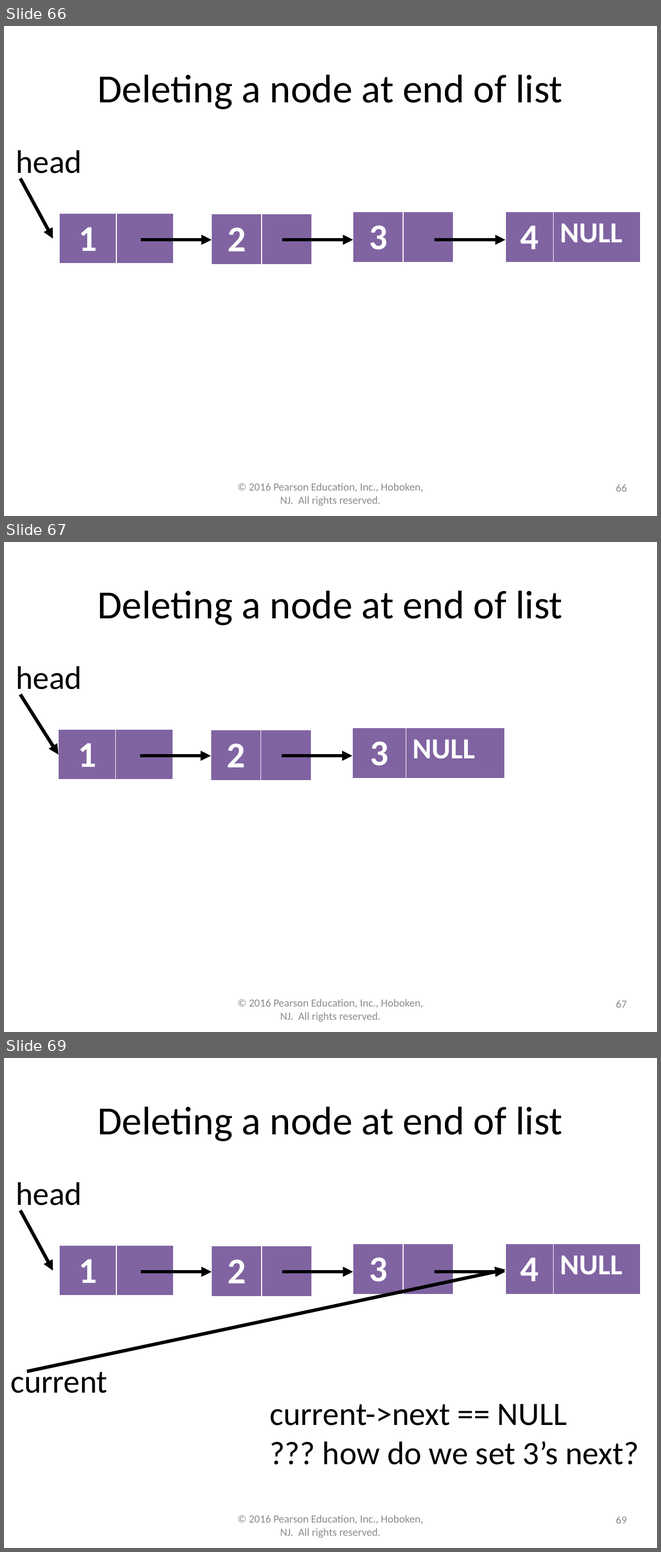
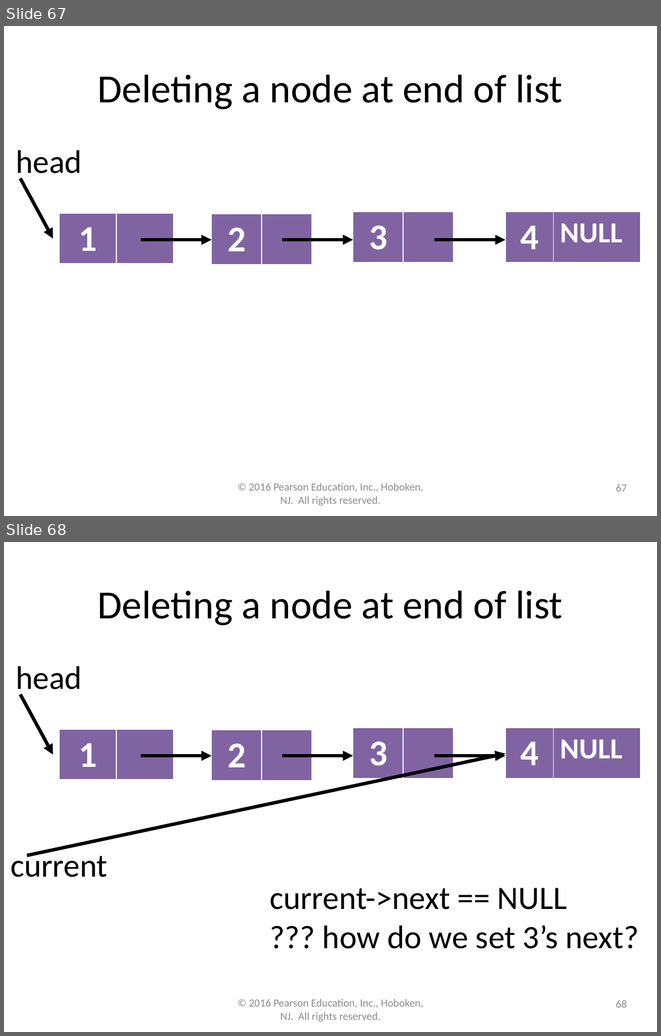
Before and after one commit to lgw2/lgw2.github.io, a slide deck: _teaching/csci112-fall-2023/lectures/ppts/Chapter13.pptx. Shown one above the other, each under a label of ours: slides 66, 67 and 69 before the commit, slides 67 and 68 after it; the slides between them are not shown. The pictures are 661x1552 and 661x1036 pixels, drawn with LibreOffice and Linux fonts; fonts in the diff are those of the drawing. Boxes give left, top, right and bottom in pixels: in the first picture for what was removed or moved away, otherwise in the second. Text is boxed around its words. In the diff, an @@ line names an element or a change of style, - is before the commit and + after.

```diff
--- a/_teaching/csci112-fall-2023/lectures/ppts/Chapter13.pptx
+++ b/_teaching/csci112-fall-2023/lectures/ppts/Chapter13.pptx
@@ slide 67 removed at (4,542,657,1032), background #FFFFFF @@
@@ title removed at (98,590,563,625) @@
-Deleting a node at end of list
@@ text removed at (16,666,82,697) @@
-head
@@ arrow removed from (20, 694) to (58, 754) @@
@@ table removed at (58,730,173,779), 1 rows, 2 columns @@
-1 | 
@@ table removed at (211,730,311,782), 1 rows, 2 columns @@
-2 | 
@@ table removed at (352,728,504,779), 1 rows, 2 columns @@
-3 | NULL
@@ arrow removed from (140, 756) to (211, 756) @@
@@ arrow removed from (282, 756) to (352, 756) @@
@@ text removed at (249,999,423,1022) @@
-© 2016 Pearson Education, Inc., Hoboken, NJ. All rights reserved.
@@ page number removed at (616,1000,627,1007) @@
-67
@@ what was slide 66 is now slide 67 @@
@@ page number at (616,484,627,491): text changed @@
-66
+67
@@ what was slide 69 is now slide 68 @@
@@ page number at (616,1000,627,1007): text changed @@
-69
+68
```
Also in this commit, not shown: 1 slide changed, 5 other slides removed, 1 other file.
